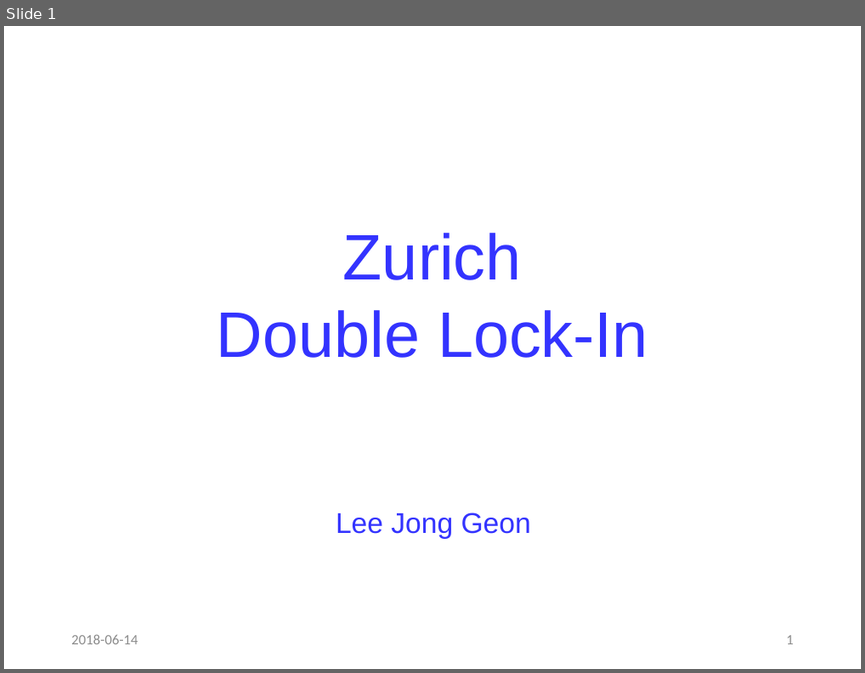
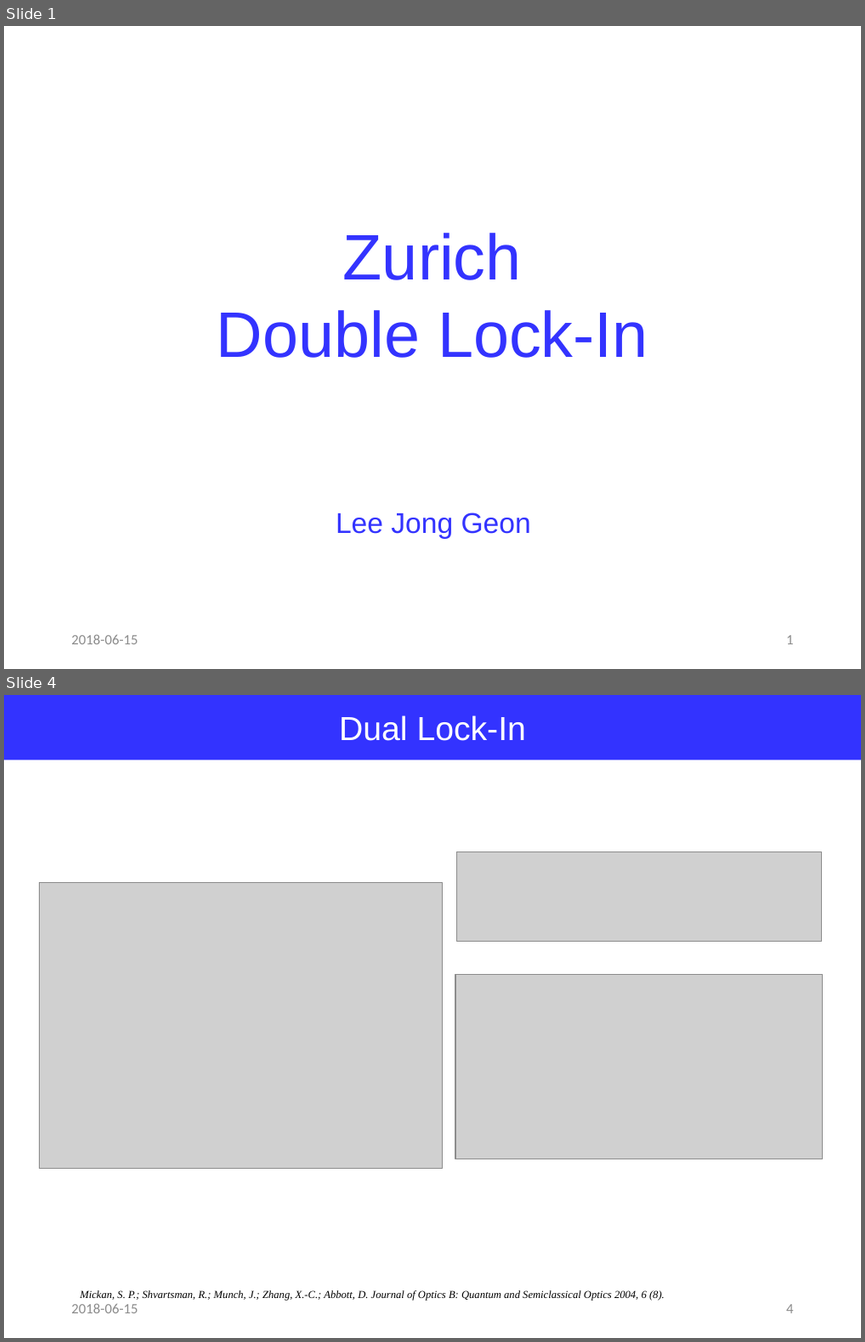
Before and after one commit to jglee96/NBTP_Lab, a slide deck: 랩미팅/201806/180614 Zurich Lock-In(Jong).pptx. Shown one above the other, each under a label of ours: slide 1 before the commit, slides 1 and 4 after it; the slides between them are not shown. The pictures are 865x673 and 865x1342 pixels, drawn with LibreOffice and Linux fonts; fonts in the diff are those of the drawing; grey boxes stand for pictures. Boxes give left, top, right and bottom in pixels: in the first picture for what was removed or moved away, otherwise in the second. Text is boxed around its words. In the diff, an @@ line names an element or a change of style, - is before the commit and + after.

```diff
--- a/랩미팅/201806/180614 Zurich Lock-In(Jong).pptx
+++ b/랩미팅/201806/180614 Zurich Lock-In(Jong).pptx
@@ slide 4 added at (4, 695, 861, 1338), background #FFFFFF @@
@@ rectangle added at (4, 695, 861, 760), fill #3333FF, 28 pt, text #FFFFFF @@
+Dual Lock-In
@@ picture added at (456, 851, 822, 941) @@
@@ picture added at (39, 883, 442, 1168) @@
@@ picture added at (455, 975, 823, 1158) @@
@@ text added at (71, 1303, 137, 1313), 12 pt, text #8C8C8C @@
+2018-06-15
@@ text added at (80, 1290, 664, 1300), 9 pt, text #000000, italic @@
+Mickan, S. P.; Shvartsman, R.; Munch, J.; Zhang, X.-C.; Abbott, D. Journal of Optics B: Quantum and Semiclassical Optics 2004, 6 (8).
@@ page number added at (786, 1304, 793, 1313), 12 pt, text #8C8C8C @@
+4
@@ slide 1 changed as well @@
@@ text at (71, 634, 137, 644): text changed @@
-2018-06-14
+2018-06-15
```
Also in this commit, not shown: 3 other slides changed, 1 other slide added, 5 slides removed.
